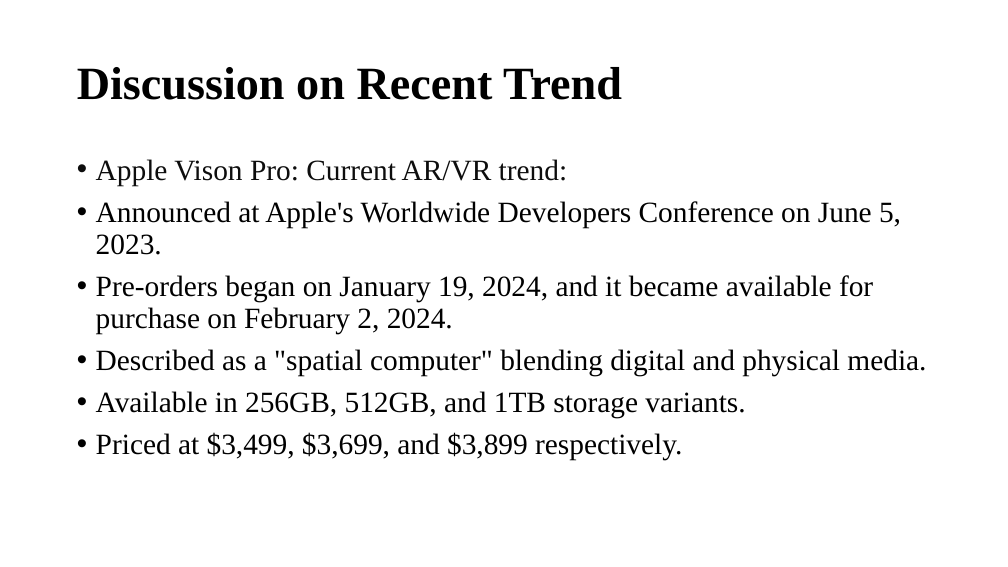
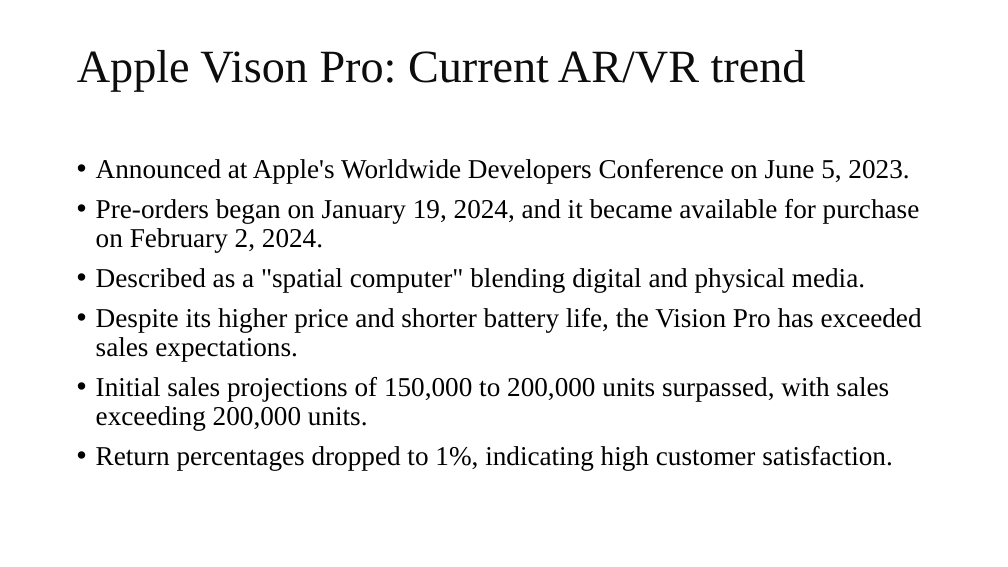
Before and after one commit to Dibya-Bharat/Major_project, a slide deck: slide 16 of Report/Research Paper PPT.pptx. Drawn at 1008x567 pixels with LibreOffice and Linux fonts; fonts in the diff are those of the drawing. Boxes give left, top, right and bottom in pixels: in the first picture for what was removed or moved away, otherwise in the second. Text is boxed around its words. In the diff, an @@ line names an element or a change of style, - is before the commit and + after.

```diff
--- a/Report/Research Paper PPT.pptx
+++ b/Report/Research Paper PPT.pptx
@@ title at [77,50,806,91]: text changed; text colour #000000 to #0D0D0D; bold off @@
-Discussion on Recent Trend
+Apple Vison Pro: Current AR/VR trend
@@ text at [96,159,567,186]: paragraph removed @@
-• Apple Vison Pro: Current AR/VR trend:
@@ text at [96,159,920,292]: size 28 to 25.9 pt in "Announced at Apple's Worldwide Developers Conference on ...", "Pre-orders began on January 19, 2024, and ...", "Described as a "spatial computer" blending digital ..." @@
@@ text at [96,308,922,471]: text changed; size 28 to 25.9 pt @@
-• Available in 256GB, 512GB, and 1TB storage variants.
-• Priced at $3,499, $3,699, and $3,899 respectively.
+• Despite its higher price and shorter battery life, the Vision Pro has exceeded sales expectations.
+• Initial sales projections of 150,000 to 200,000 units surpassed, with sales exceeding 200,000 units.
+• Return percentages dropped to 1%, indicating high customer satisfaction.
```
Also in this commit, not shown: 2 other slides changed, 1 slide removed.
